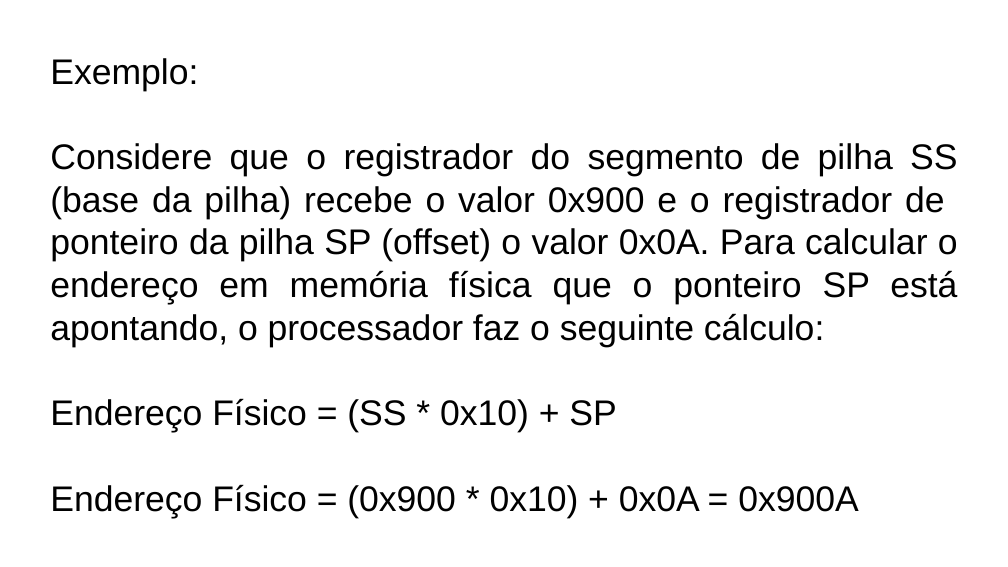
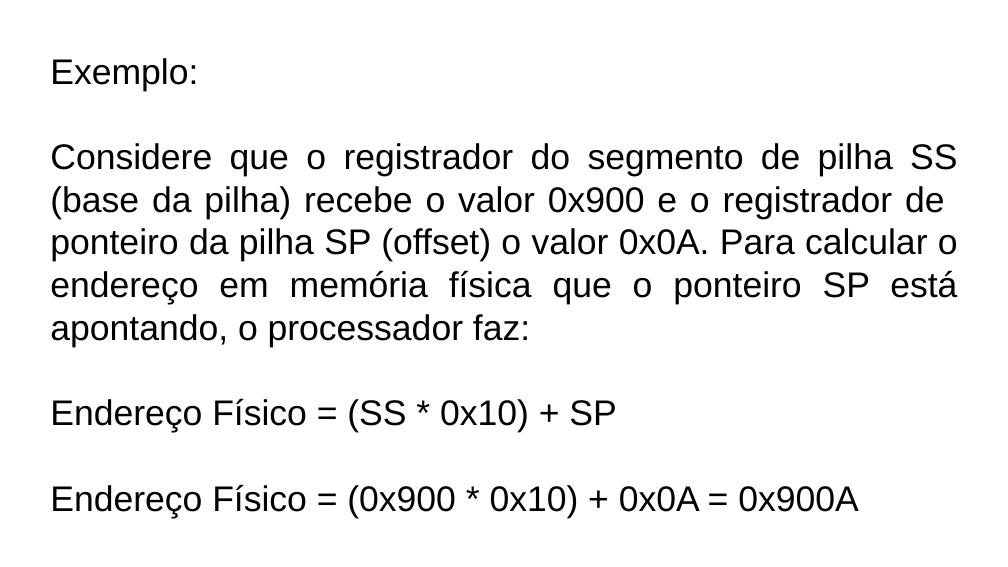
Before and after one commit to LeandroApAlmeida/Bootloader, a slide deck: slide 5 of doc/Fakenix.odp. Drawn at 1008x567 pixels with LibreOffice and Linux fonts; fonts in the diff are those of the drawing. Boxes give left, top, right and bottom in pixels: in the first picture for what was removed or moved away, otherwise in the second. Text is boxed around its words. In the diff, an @@ line names an element or a change of style, - is before the commit and + after.

```diff
--- a/doc/Fakenix.odp
+++ b/doc/Fakenix.odp
@@ subtitle at (x1=50, y1=143, x2=958, y2=347): text changed @@
-Considere que o registrador do segmento de pilha SS (base da pilha) recebe o valor 0x900 e o registrador de ponteiro da pilha SP (offset) o valor 0x0A. Para calcular o endereço em memória física que o ponteiro SP está apontando, o processador faz o seguinte cálculo:
+Considere que o registrador do segmento de pilha SS (base da pilha) recebe o valor 0x900 e o registrador de ponteiro da pilha SP (offset) o valor 0x0A. Para calcular o endereço em memória física que o ponteiro SP está apontando, o processador faz:
```
Also in this commit, not shown: 2 other slides changed, 1 other file.
